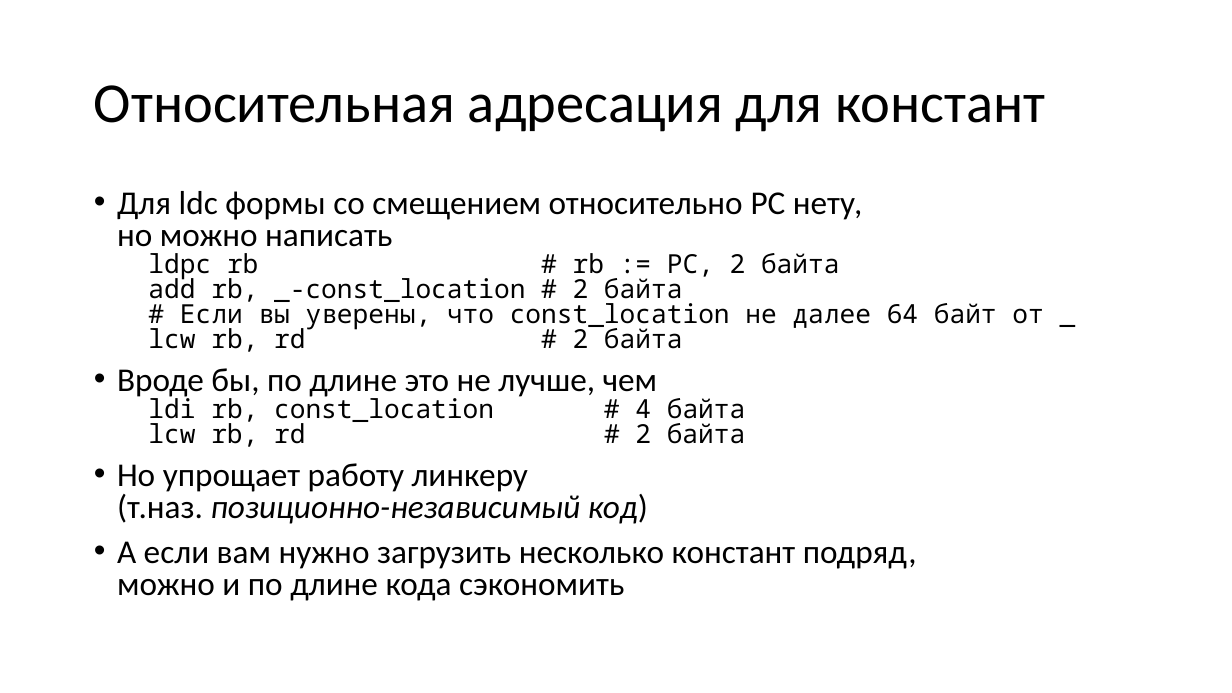
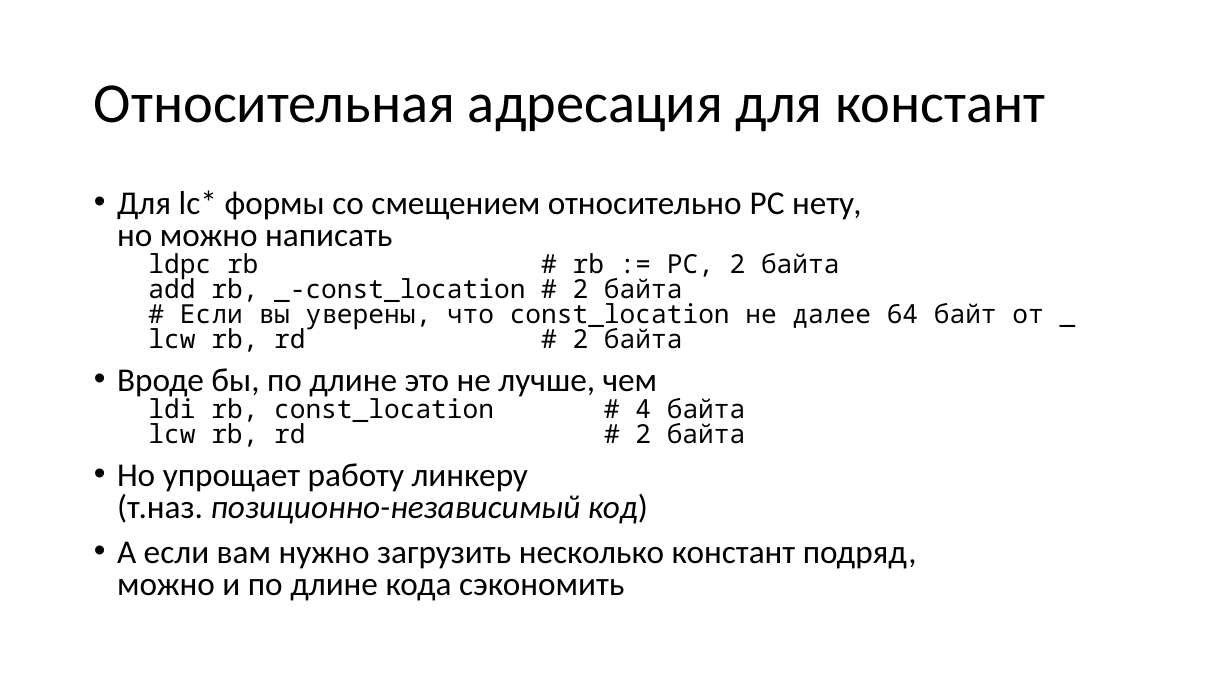
Before and after one commit to cdm-processors/cdm-devkit, a slide deck: slide 24 of docs/cdm16/cdm16.pptx. Drawn at 1232x693 pixels with LibreOffice and Linux fonts; fonts in the diff are those of the drawing. Boxes give left, top, right and bottom in pixels: in the first picture for what was removed or moved away, otherwise in the second. Text is boxed around its words. In the diff, an @@ line names an element or a change of style, - is before the commit and + after.

Commit message:
[docs] Fix typo in cdm16 presentation

```diff
--- a/docs/cdm16/cdm16.pptx
+++ b/docs/cdm16/cdm16.pptx
@@ text at box(117, 190, 1043, 352): text changed @@
-• Для ldc формы со смещением относительно PC нету,
-  но можно написать
-  ldpc rb # rb := PC, 2 байта
-  add rb, _-const_location # 2 байта
-  # Если вы уверены, что const_location не далее 64 байт от _
-  lcw rb, rd # 2 байта
+• Для lc* формы со смещением относительно PC нету,
+  но можно написать
+  ldpc rb # rb := PC, 2 байта
+  add rb, _-const_location # 2 байта
+  # Если вы уверены, что const_location не далее 64 байт от _
+  lcw rb, rd # 2 байта
```
Also in this commit, not shown: 1 other slide changed.
